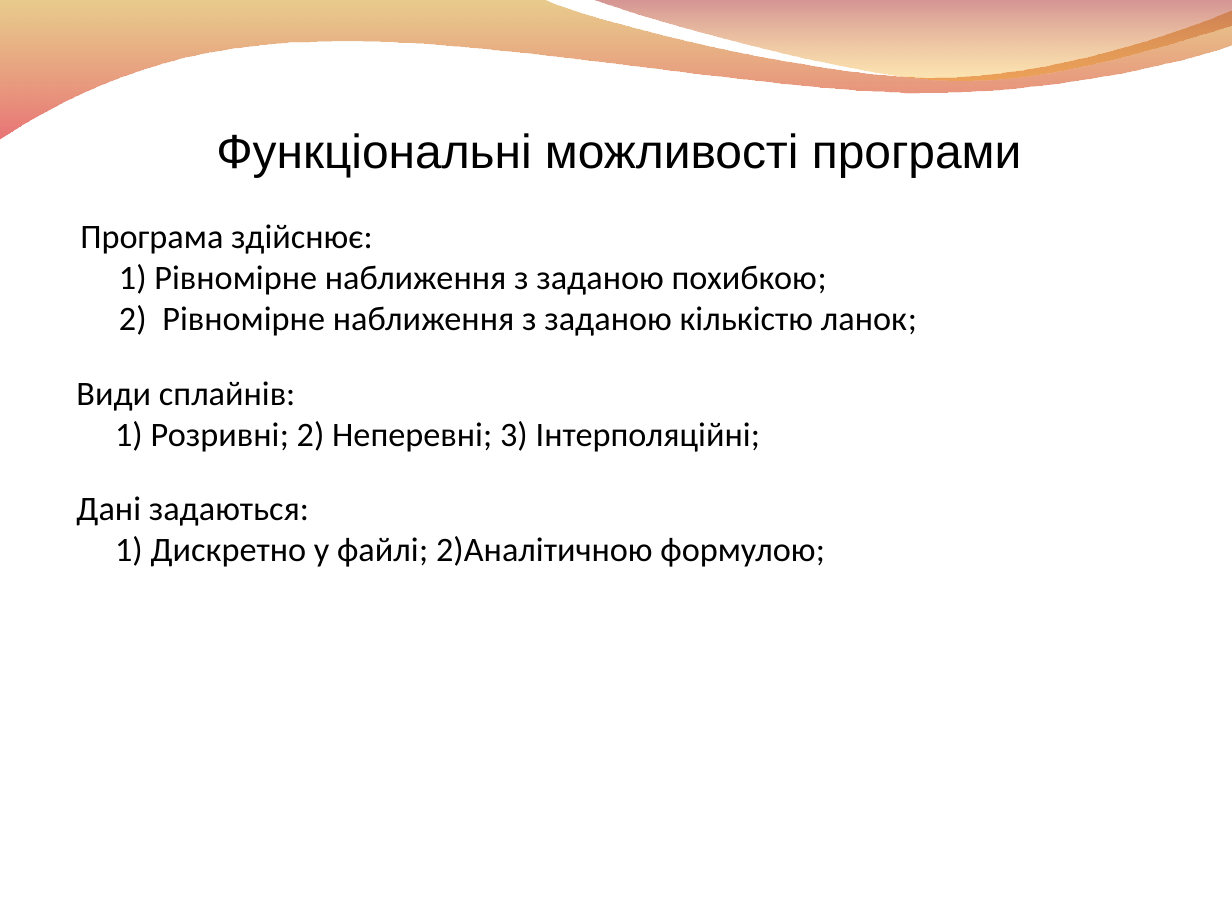
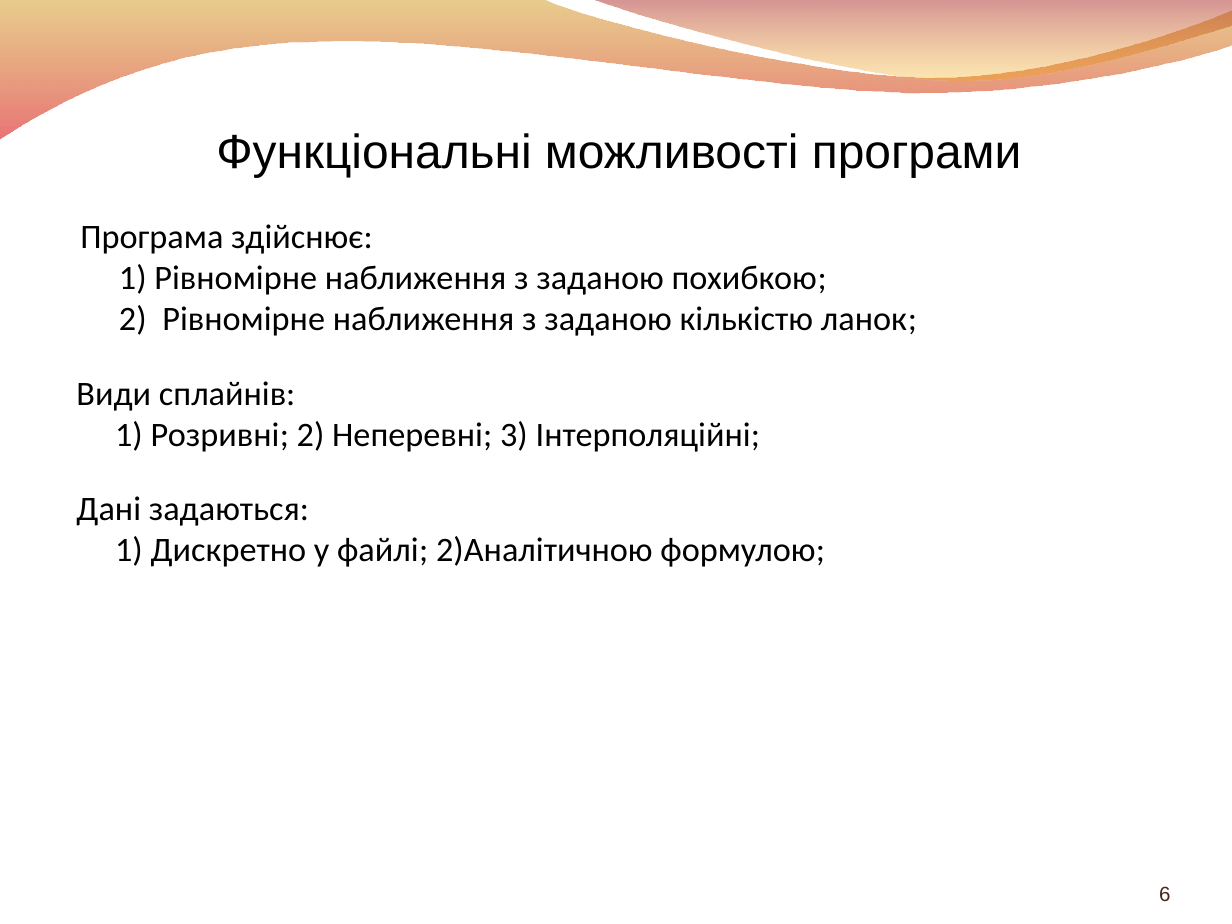
Before and after one commit to blevantovych/diplom-text-2, a slide deck: slide 6 of Презентація.ppt. Drawn at 1232x924 pixels with LibreOffice and Linux fonts; fonts in the diff are those of the drawing; background and template pictures are left out. Boxes give left, top, right and bottom in pixels: in the first picture for what was removed or moved away, otherwise in the second. Text is boxed around its words. In the diff, an @@ line names an element or a change of style, - is before the commit and + after.

```diff
--- a/Презентація.ppt
+++ b/Презентація.ppt
@@ page number added at [1159, 886, 1170, 901], 12 pt, text #4B251A @@
+6
```
Also in this commit, not shown: 7 other slides changed, 3 slides added, 3 slides removed, 3 other files.
